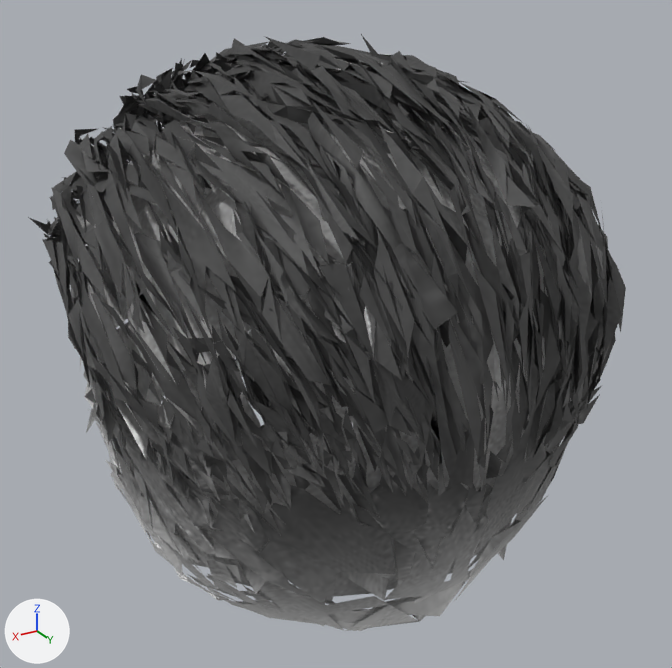
The glTF model app/public/models/hair_slick.glb as it was, and as the next commit left it.
Before and after are seen from a 50 mm camera at (0.175, 0.31, 0.04) aimed at (-0.003, 0.014, -0.108). Arrows for +X, +Y and +Z are at lower left; the lights stay in place. The first picture is the older version.
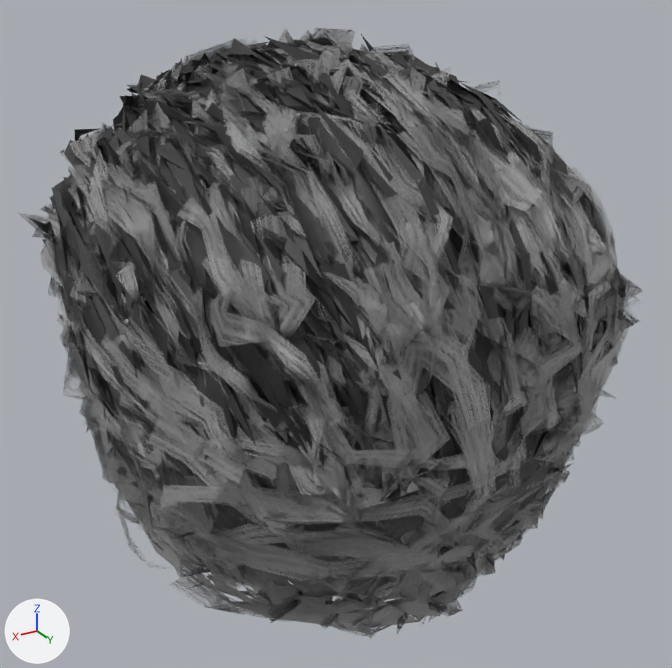
Location of each change, [x1, y1, x2, y2] in pixels of the pictures (672 x 668 px):
'Mesh_0', recoloured: [28, 38, 625, 631] in both
'haircards', added: after [19, 28, 643, 638]

What changed in the scene script:
```text
Add img_haircards:
    img_haircards = load_image('haircards', '_unpacked/haircards', 1024, 512, 'sRGB')
Add mat_hairbase:
    mat_hairbase = bpy.data.materials.new('hairbase')
    # colours: light grey #c4c4c4
    # uses the picture img_image_0
Add mat_haircards:
    mat_haircards = bpy.data.materials.new('haircards')
    # uses the picture img_haircards
Change me_mesh_0:
    where me_mesh_0.from_pydata(...)  # 9043 vertices, 6000 faces; spans x -0.105..0.103, y -0.117..0.122, z -0.199..0.006
    remove me_mesh_0.materials.append(mat_hair)  # picture img_image_0
    add me_mesh_0.materials.append(mat_hairbase)
Add me_haircards:
    me_haircards.from_pydata(...)  # 12726 vertices, 10604 faces; spans x -0.109..0.109, y -0.114..0.13, z -0.203..0.008
    me_haircards.materials.append(mat_haircards)
Add ob_haircards:
    ob_haircards = bpy.data.objects.new('haircards', me_haircards)
    ob_haircards.location = (0.0, 0.0, 0.0)
```
